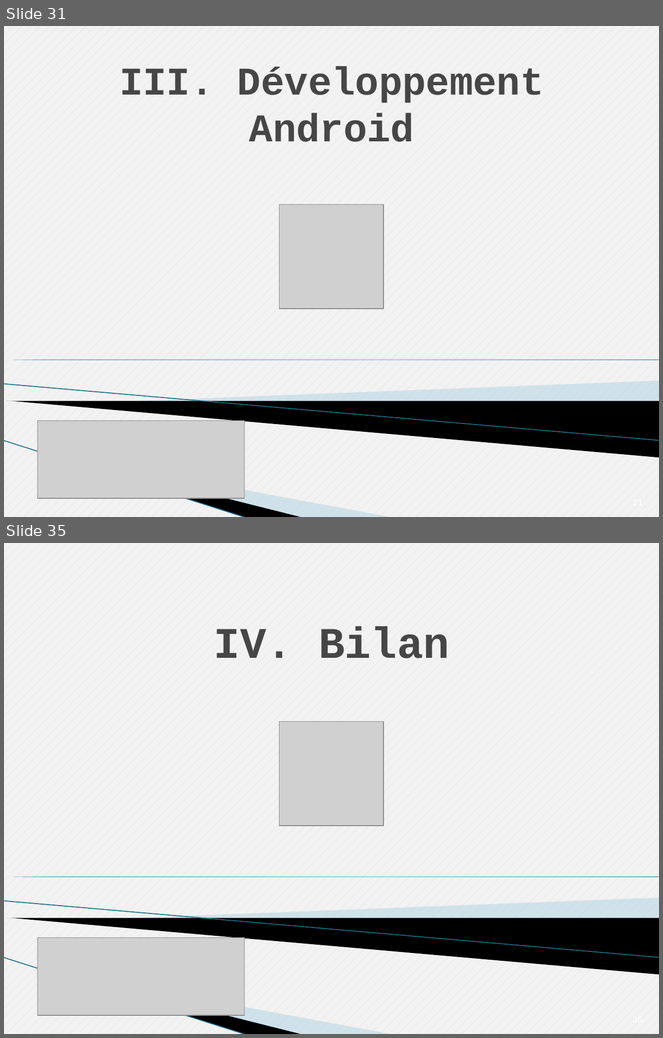
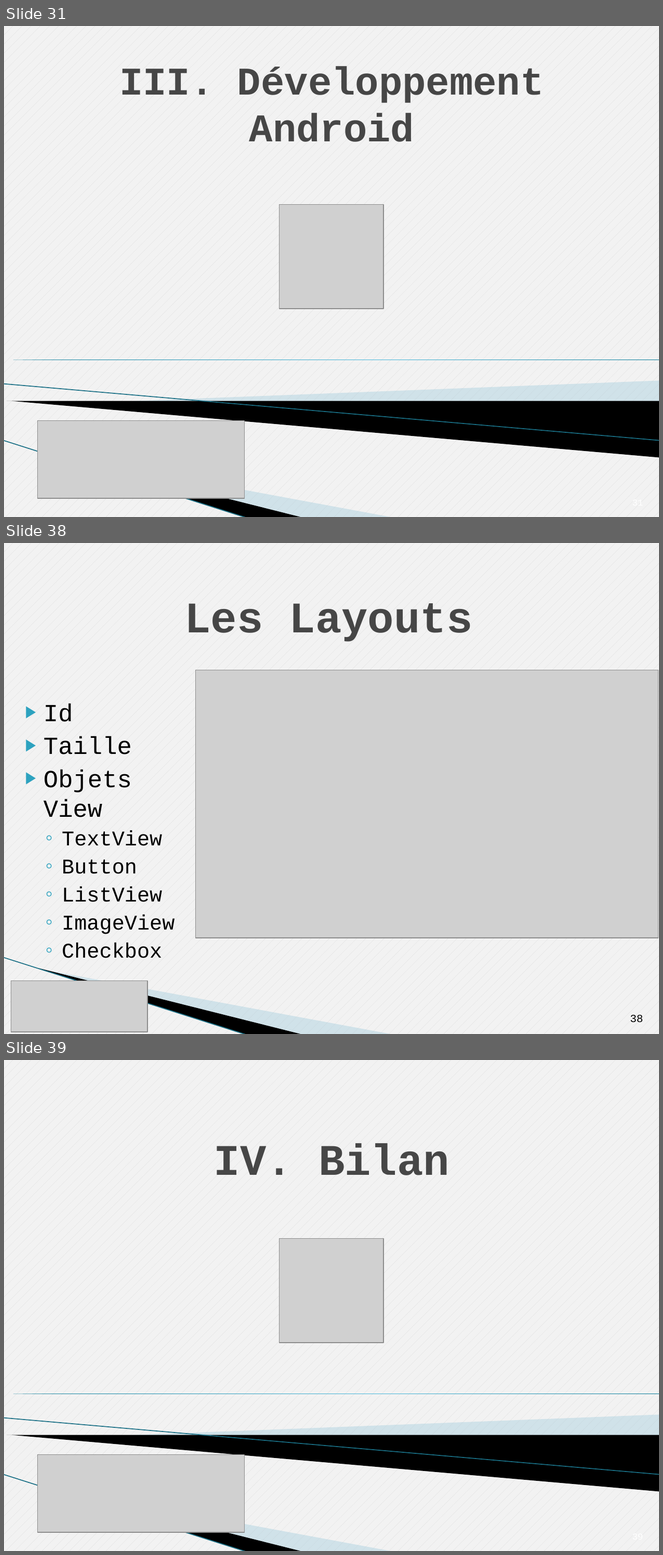
Before and after one commit to Tenacy/AndroidProject, a slide deck: Rapport/Presentation.pptx. Shown one above the other, each under a label of ours: slides 31 and 35 before the commit, slides 31, 38 and 39 after it; the slides between them are not shown. The pictures are 663x1038 and 663x1555 pixels, drawn with LibreOffice and Linux fonts; fonts in the diff are those of the drawing; grey boxes stand for pictures; background and template pictures are left out. Boxes give left, top, right and bottom in pixels: in the first picture for what was removed or moved away, otherwise in the second. Text is boxed around its words. In the diff, an @@ line names an element or a change of style, - is before the commit and + after.

```diff
--- a/Rapport/Presentation.pptx
+++ b/Rapport/Presentation.pptx
@@ slide 38 added at [4,543,659,1034], background pattern #D9D9D9 on #F2F2F2; not listed: 3 template elements that a slide beside it also shows @@
@@ text added at [184,603,473,642], 48 pt, text #464646, bold @@
+Les Layouts
@@ picture added at [196,670,659,938] @@
@@ text added at [44,704,175,958], 23 pt, text #000000 @@
+▶ Id
+▶ Taille
+▶ Objets View
+  ◦ TextView
+  ◦ Button
+  ◦ ListView
+  ◦ ImageView
+  ◦ Checkbox
@@ picture added at [11,981,148,1032] @@
@@ page number added at [630,1015,643,1023], 12 pt, text #000000 @@
+38
@@ what was slide 35 is now slide 39 @@
```
Also in this commit, not shown: 4 slides changed, 7 other slides added, 2 slides removed, 1 other file.
